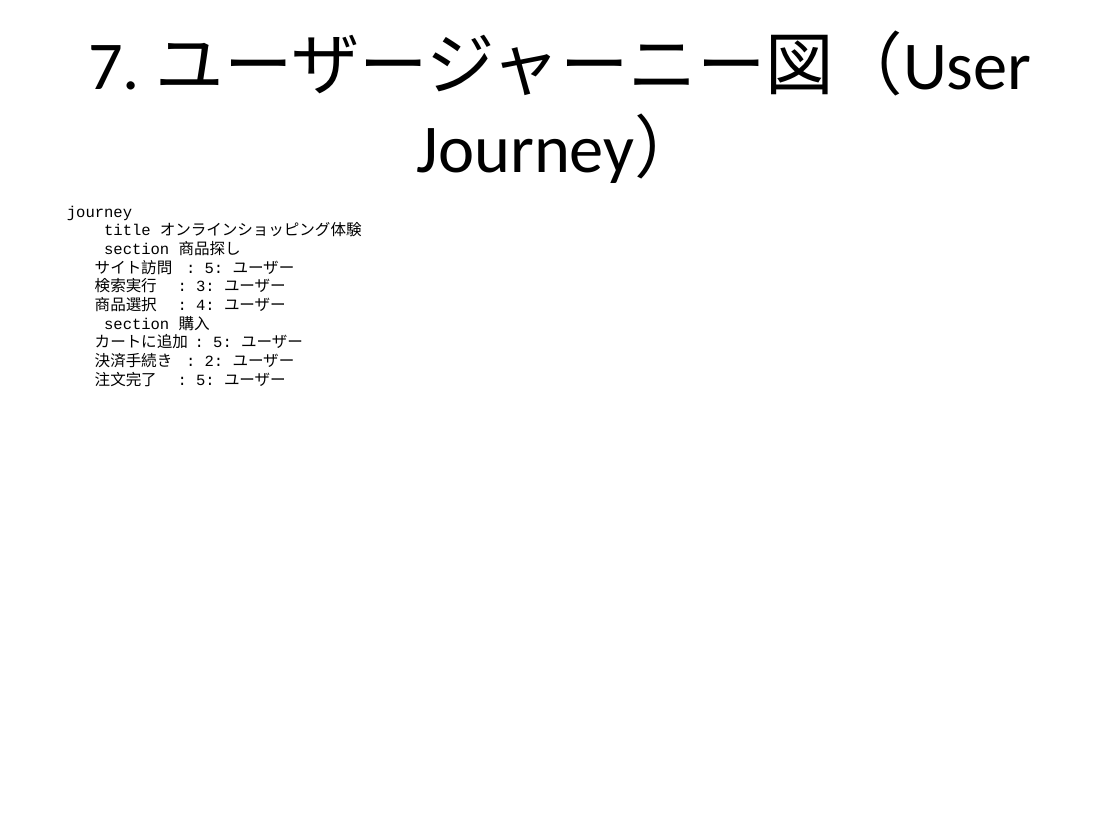
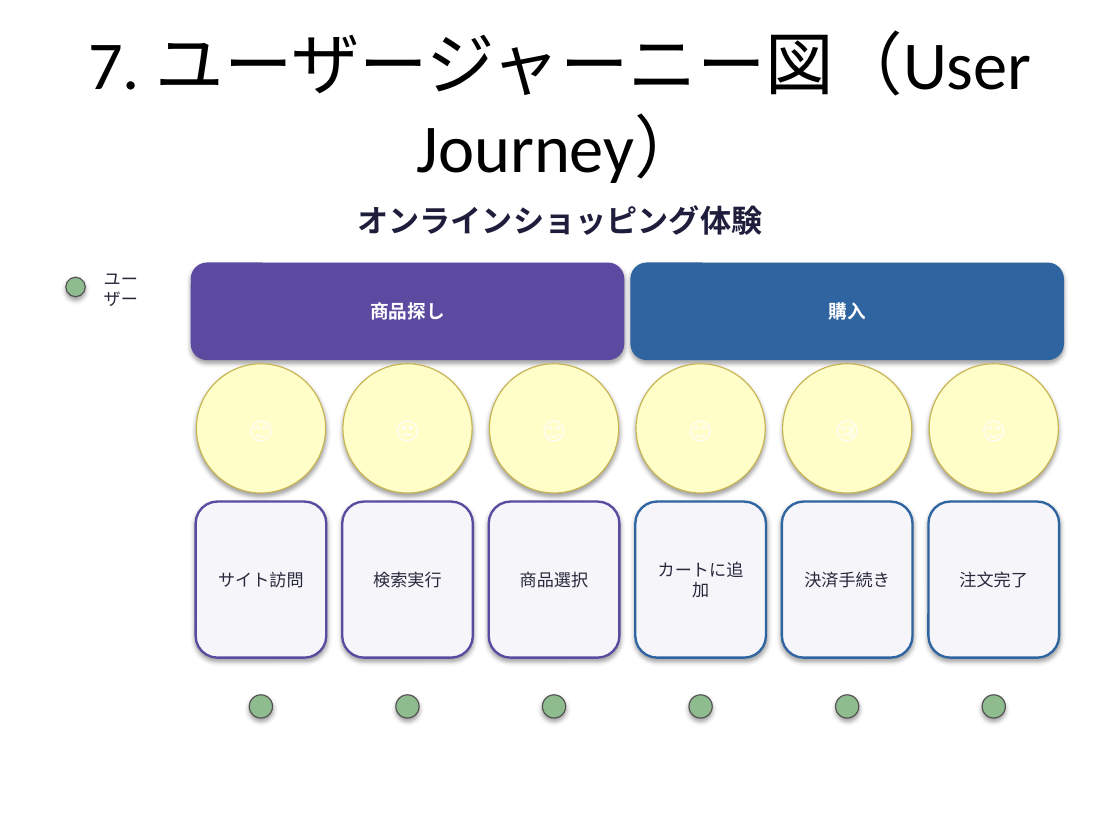
Before and after one commit to notfolder/qmd_to_pptx, a slide deck: slide 24 of demo_full.pptx. Drawn at 1120x840 pixels with LibreOffice and Linux fonts; fonts in the diff are those of the drawing. Boxes give left, top, right and bottom in pixels: in the first picture for what was removed or moved away, otherwise in the second. Text is boxed around its words. In the diff, an @@ line names an element or a change of style, - is before the commit and + after.

Commit message:
Add JourneyRenderer and JourneyParser for user journey diagrams
- Implemented JourneyRenderer to draw user journey diagrams in PPTX format.
- Created JourneyParser to parse Mermaid journey syntax into structured data.
- Added unit tests for JourneyParser and JourneyRenderer to ensure correct functionality.
- Updated MermaidRenderer to support rendering journey diagrams.

```diff
--- a/demo_full.pptx
+++ b/demo_full.pptx
@@ text at [357,205,762,235]: text changed; size 10 to 20 pt; font Courier New to Calibri; text colour #000000 to #1E1E3C; bold on @@
-journey
-title オンラインショッピング体験
-section 商品探し
-サイト訪問 : 5: ユーザー
-検索実行 : 3: ユーザー
-商品選択 : 4: ユーザー
-section 購入
-カートに追加 : 5: ユーザー
-決済手続き : 2: ユーザー
-注文完了 : 5: ユーザー
+オンラインショッピング体験
@@ rounded rectangle added at [190,262,624,360], fill #5B4AA0, 12 pt, text #FFFFFF, bold @@
+商品探し
@@ rounded rectangle added at [631,262,1064,360], fill #2E64A0, 12 pt, text #FFFFFF, bold @@
+購入
@@ ellipse added at [66,278,85,297], fill #8FBC8F, outline #505050 0.75 pt @@
@@ text added at [104,273,138,306], 11 pt, text #28283C @@
+ユーザー
@@ ellipse added at [196,364,325,493], fill #FFFDC8, outline #C8B450 0.75 pt, 16 pt, text #FFFFFF @@
+😊
@@ ellipse added at [343,364,472,493], fill #FFFDC8, outline #C8B450 0.75 pt, 16 pt, text #FFFFFF @@
+😐
@@ ellipse added at [489,364,618,493], fill #FFFDC8, outline #C8B450 0.75 pt, 16 pt, text #FFFFFF @@
+😊
@@ ellipse added at [636,364,765,493], fill #FFFDC8, outline #C8B450 0.75 pt, 16 pt, text #FFFFFF @@
+😊
@@ ellipse added at [783,364,912,493], fill #FFFDC8, outline #C8B450 0.75 pt, 16 pt, text #FFFFFF @@
+😢
@@ ellipse added at [930,364,1058,493], fill #FFFDC8, outline #C8B450 0.75 pt, 16 pt, text #FFFFFF @@
+😊
@@ rounded rectangle added at [196,502,327,657], fill #F5F5FA, outline #5B4AA0 1.5 pt, 11 pt, text #28283C @@
+サイト訪問
@@ rounded rectangle added at [343,502,474,657], fill #F5F5FA, outline #5B4AA0 1.5 pt, 11 pt, text #28283C @@
+検索実行
@@ rounded rectangle added at [488,502,619,657], fill #F5F5FA, outline #5B4AA0 1.5 pt, 11 pt, text #28283C @@
+商品選択
@@ rounded rectangle added at [635,502,766,657], fill #F5F5FA, outline #2E64A0 1.5 pt, 11 pt, text #28283C @@
+カートに追加
@@ rounded rectangle added at [782,502,913,657], fill #F5F5FA, outline #2E64A0 1.5 pt, 11 pt, text #28283C @@
+決済手続き
@@ rounded rectangle added at [928,502,1060,657], fill #F5F5FA, outline #2E64A0 1.5 pt, 11 pt, text #28283C @@
+注文完了
@@ ellipse added at [250,694,273,718], fill #8FBC8F, outline #505050 0.75 pt @@
@@ ellipse added at [395,694,419,718], fill #8FBC8F, outline #505050 0.75 pt @@
@@ ellipse added at [542,694,566,718], fill #8FBC8F, outline #505050 0.75 pt @@
@@ ellipse added at [689,694,712,718], fill #8FBC8F, outline #505050 0.75 pt @@
@@ ellipse added at [836,694,859,718], fill #8FBC8F, outline #505050 0.75 pt @@
@@ ellipse added at [982,694,1006,718], fill #8FBC8F, outline #505050 0.75 pt @@
```
Also in this commit, not shown: 4 other files.
